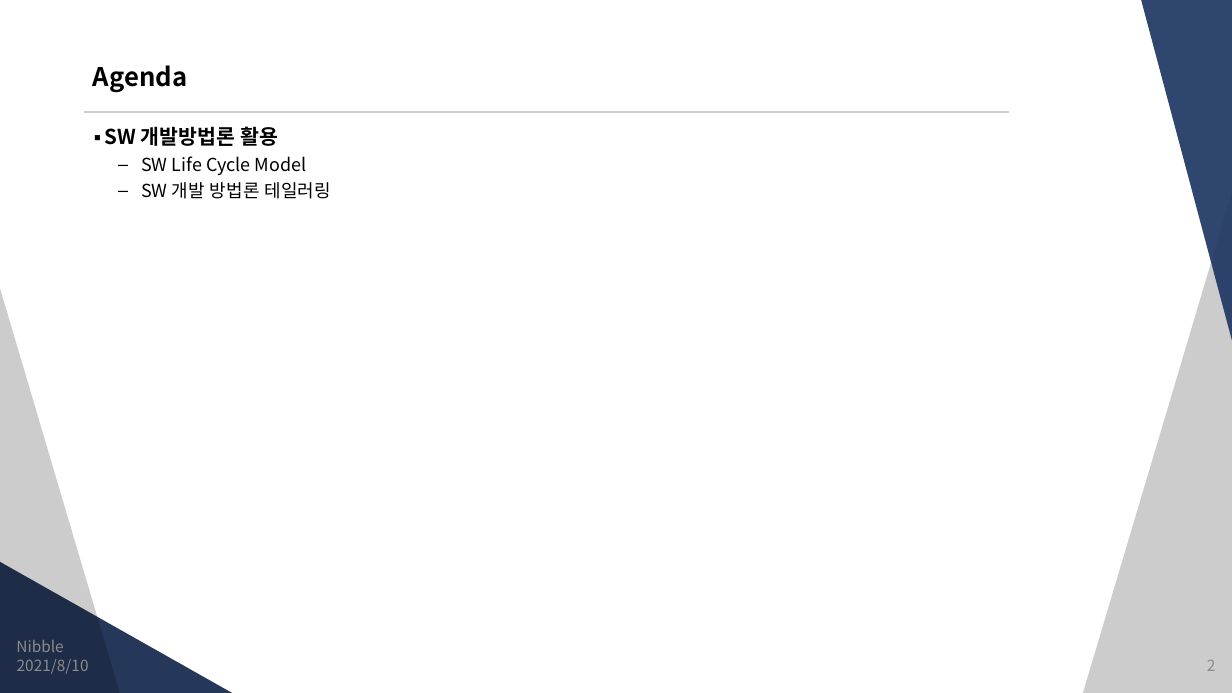
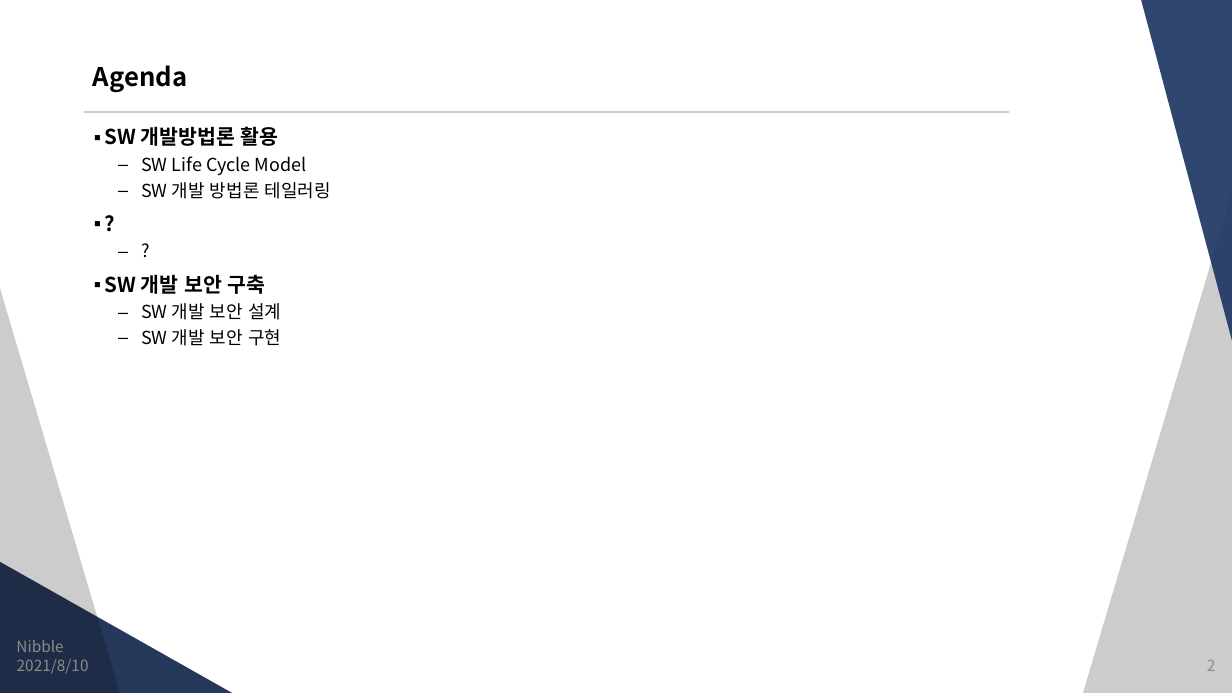
Before and after one commit to JungSangHyeon/2021-TIL, a slide deck: slide 2 of 정보처리기사/5. 정보시스템 구축관리.pptx. Drawn at 1232x693 pixels with LibreOffice and Linux fonts; fonts in the diff are those of the drawing. Boxes give left, top, right and bottom in pixels: in the first picture for what was removed or moved away, otherwise in the second. Text is boxed around its words. In the diff, an @@ line names an element or a change of style, - is before the commit and + after.

```diff
--- a/정보처리기사/5. 정보시스템 구축관리.pptx
+++ b/정보처리기사/5. 정보시스템 구축관리.pptx
@@ text at bbox=[105, 274, 281, 346]: paragraphs added @@
+▪ ?
+  – ?
+▪ SW 개발 보안 구축
+  – SW 개발 보안 설계
+  – SW 개발 보안 구현
```
Also in this commit, not shown: 4 slides added.
